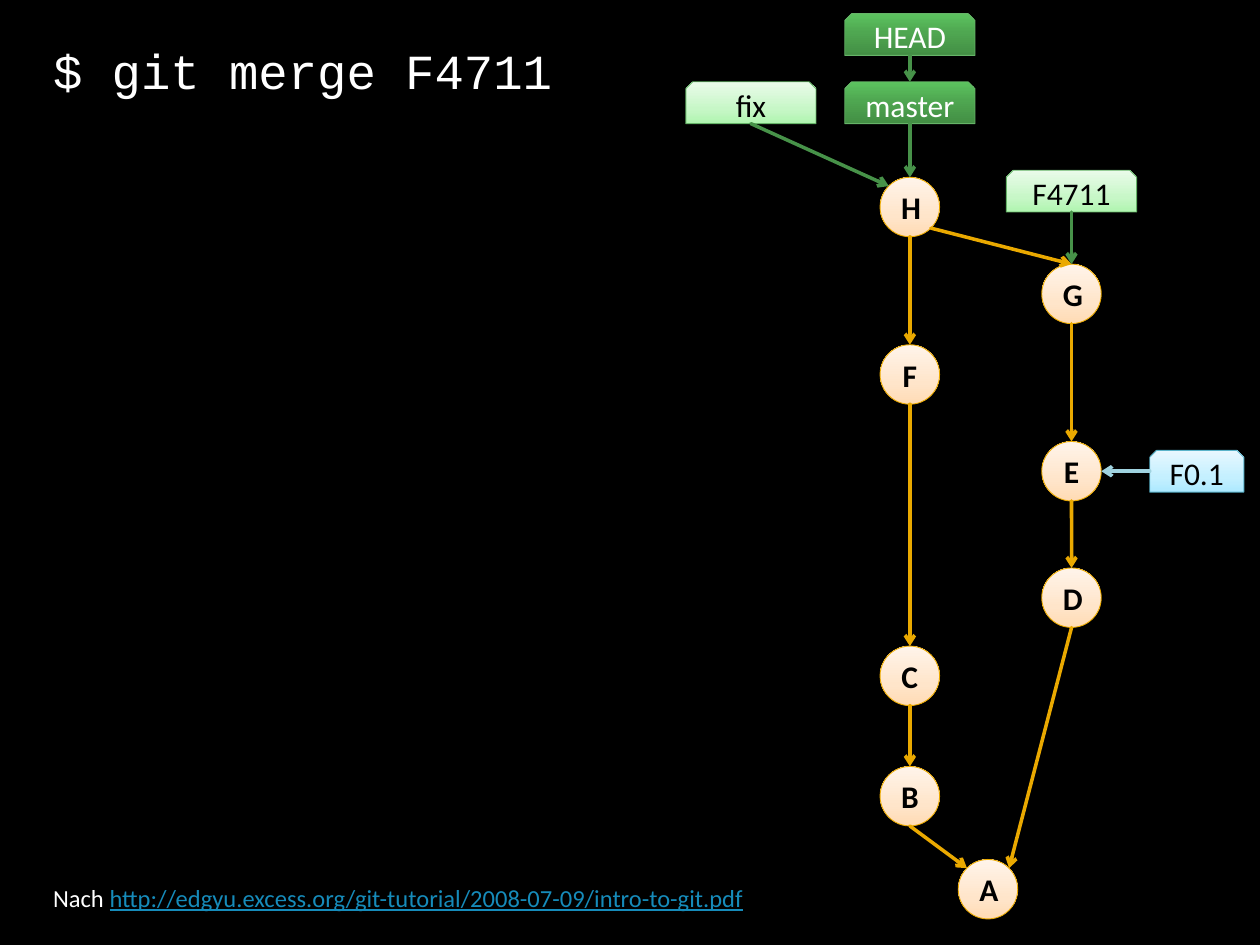
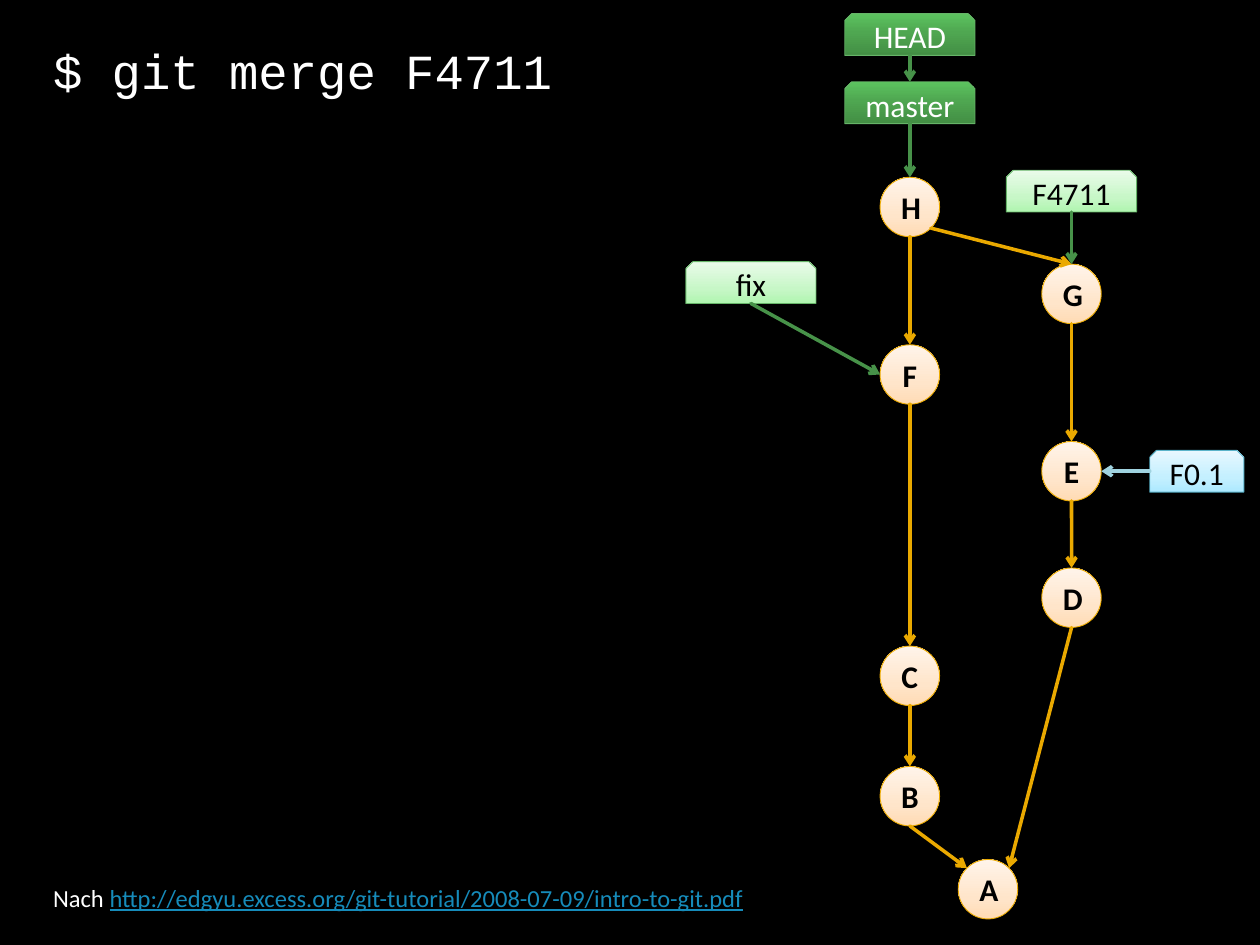
Before and after one commit to forki/GitTalk, a slide deck: slide 36 of GitTalk.pptx. Drawn at 1260x945 pixels with LibreOffice and Linux fonts; fonts in the diff are those of the drawing. Boxes give left, top, right and bottom in pixels: in the first picture for what was removed or moved away, otherwise in the second. Text is boxed around its words. In the diff, an @@ line names an element or a change of style, - is before the commit and + after.

```diff
--- a/GitTalk.pptx
+++ b/GitTalk.pptx
@@ snip same rect "fix" moved from (x1=685, y1=82, x2=815, y2=123) to (x1=685, y1=262, x2=815, y2=304) @@
@@ arrow moved from (751, 123) - (888, 186) to (751, 304) - (881, 374) @@
```
Also in this commit, not shown: 5 other slides changed.
